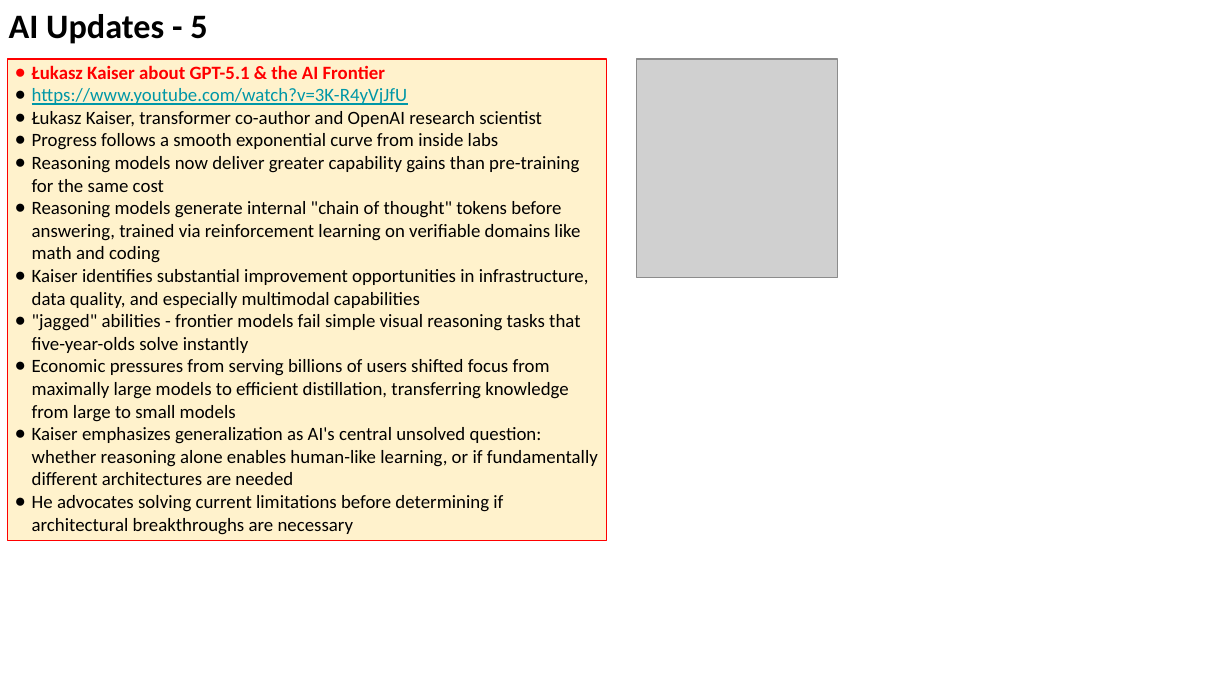
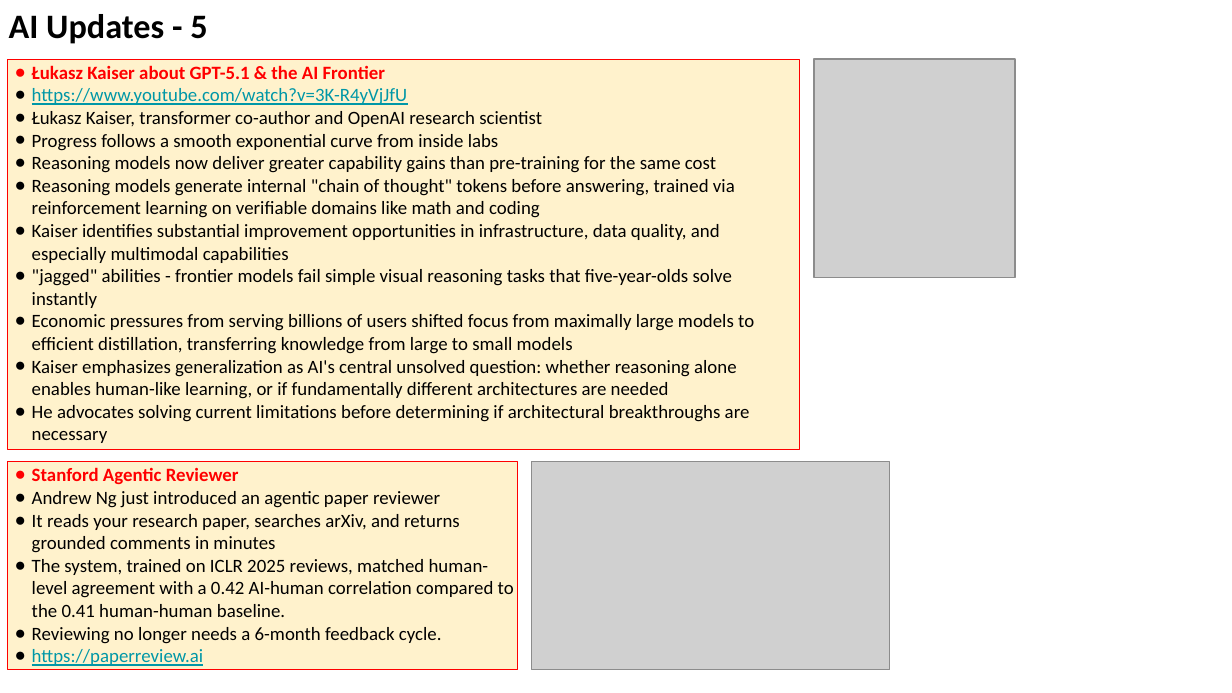
Before and after one commit to lselector/seminar, a slide deck: slide 17 of 2025/2025-11-28-AI-Updates.pptx (slide 14 before the commit). Drawn at 1232x693 pixels with LibreOffice and Linux fonts; fonts in the diff are those of the drawing; grey boxes stand for pictures. Boxes give left, top, right and bottom in pixels: in the first picture for what was removed or moved away, otherwise in the second. Text is boxed around its words. In the diff, an @@ line names an element or a change of style, - is before the commit and + after.

```diff
--- a/2025/2025-11-28-AI-Updates.pptx
+++ b/2025/2025-11-28-AI-Updates.pptx
@@ rectangle "Łukasz Kaiser about GPT-5.1 & ...": place and size @@
-rectangle "Łukasz Kaiser about GPT-5.1 & ..." at (7, 59, 606, 541)
+rectangle "Łukasz Kaiser about GPT-5.1 & ..." at (7, 59, 800, 450)
@@ picture: place and size @@
-picture at (636, 59, 837, 277)
+picture at (814, 59, 1015, 277)
@@ rectangle added at (7, 462, 517, 670), fill #FFF2CC, outline #FF0000 0.75 pt, 11 pt, text #000000 @@
+● Stanford Agentic Reviewer
+● Andrew Ng just introduced an agentic paper reviewer
+● It reads your research paper, searches arXiv, and returns grounded comments in minutes
+● The system, trained on ICLR 2025 reviews, matched human-level agreement with a 0.42 AI-human correlation compared to the 0.41 human-human baseline.
+● Reviewing no longer needs a 6-month feedback cycle.
+● https://paperreview.ai
@@ picture added at (531, 462, 890, 670) @@
```
Also in this commit, not shown: 4 other slides changed, 4 slides added.
